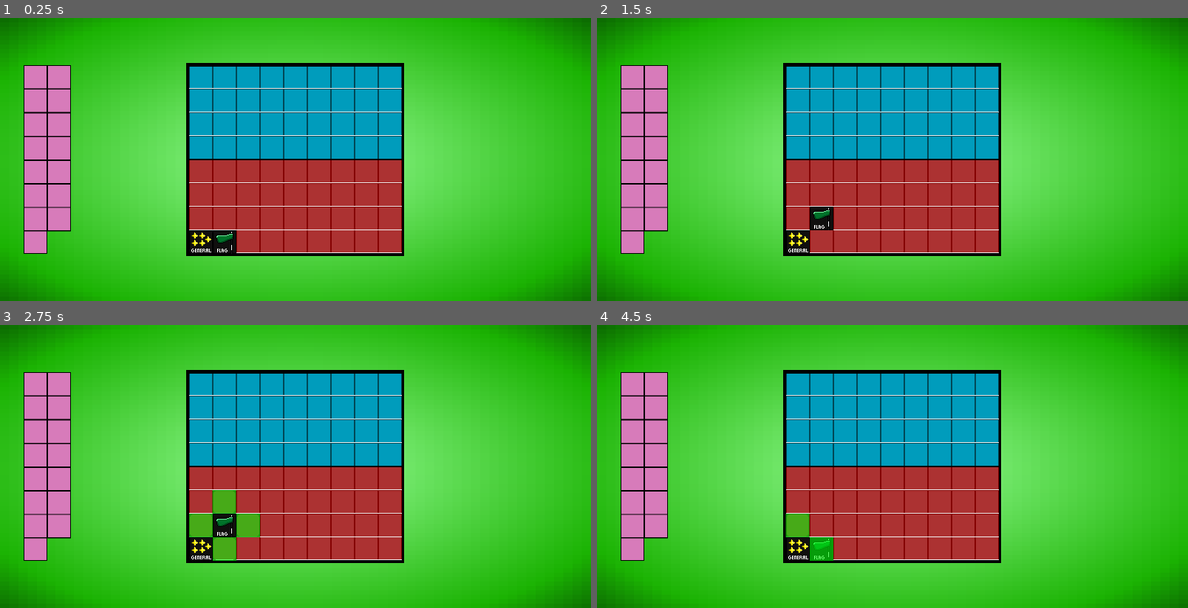
Above: before the commit, frames 1-4 (two rows, left to right).
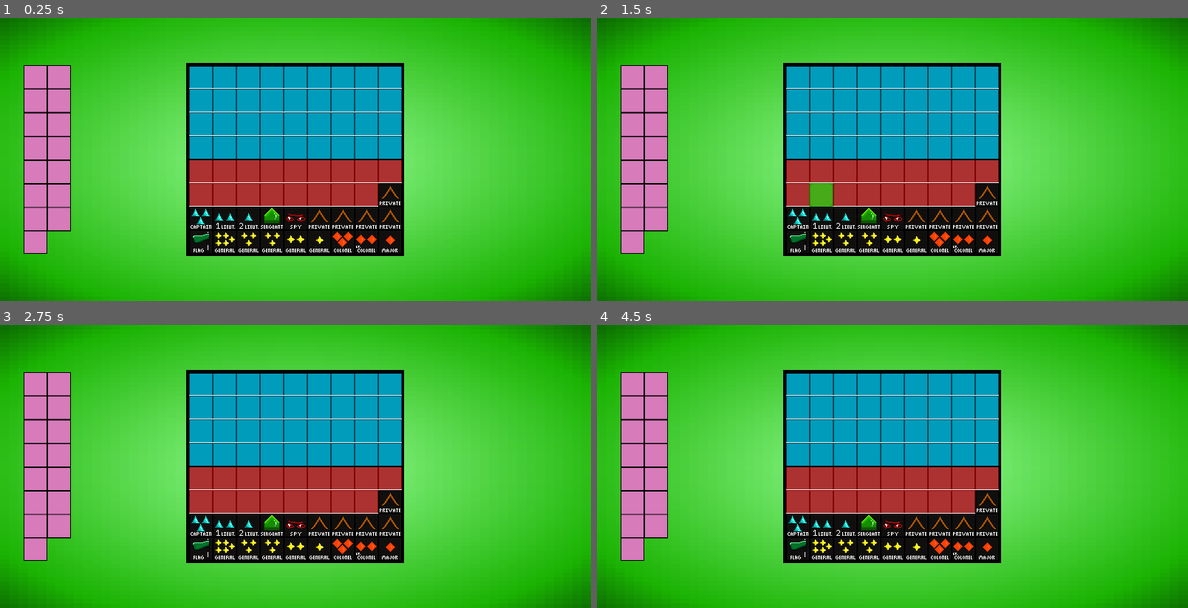
Above: after the commit, the same moments.

Repository: Forther04/Game-Of-The-Generals
Game: Godot game, scene res://Scene/Main.tscn
The game is run twice, just before and just after one commit, with the same random seed, the same clock (stepped at 60 frames per second) and the same inputs.
Inputs (mouse positions are in pixels of both pictures, inside the frame that each line leads up to):
- Up to frame 1 (0.25 s): no input
- Up to frame 2 (1.5 s): click (821, 241) at 0.52 s; click (821, 218) at 1.27 s
- Up to frame 3 (2.75 s): click (224, 525) at 2.02 s
- Up to frame 4 (4.5 s): click (821, 548) at 2.77 s; click (821, 548) at 3.52 s; click (797, 548) at 4.27 s

The runs differ from the first frame. In frame 1, 5.8% of the frame differs, in the area x 32-68%, y 58-84%; in frame 2, 6.2%; in frame 3, 6.2%; in frame 4, 6.1%.

Commit message:
All pieces
All pieces have been implimented to the game

Diff:
--- a/Scene/Main.tscn
+++ b/Scene/Main.tscn
@@ -90,20 +90,6 @@
 texture = ExtResource("1_jxr0l")
 expand_mode = 1
 
-[node name="Border" type="Sprite2D" parent="."]
-position = Vector2(799, 384)
-scale = Vector2(2.04861, 2.04687)
-texture = ExtResource("3_yqk3d")
-
-[node name="AreaBorder" type="Area2D" parent="Border"]
-collision_layer = 2
-collision_mask = 2
-
-[node name="Collition" type="CollisionPolygon2D" parent="Border/AreaBorder"]
-position = Vector2(-142.536, -127.023)
-build_mode = 1
-polygon = PackedVector2Array(1.46474, 0.976894, 0.976608, 253.069, 285.072, 252.581, 285.072, 0.488342)
-
 [node name="Control" type="Control" parent="."]
 layout_mode = 1
 anchor_left = 0.32
@@ -122,11 +108,94 @@
 tile_map_data = PackedByteArray("AAAIAAYAAAAAAAMAAAAHAAYAAAAAAAMAAAAGAAYAAAAAAAMAAAAFAAYAAAAAAAMAAAAEAAYAAAAAAAMAAAADAA …(1072 unchanged characters)…
 tile_set = SubResource("TileSet_x8qny")
 
-[node name="Black Pieces" type="Node" parent="."]
-
-[node name="Flag2" parent="." instance=ExtResource("4_bwtr0")]
+[node name="Pieces" type="Node2D" parent="."]
+
+[node name="Border" type="Sprite2D" parent="Pieces"]
+position = Vector2(799, 384)
+scale = Vector2(2.04861, 2.04687)
+texture = ExtResource("3_yqk3d")
+
+[node name="AreaBorder" type="Area2D" parent="Pieces/Border"]
+collision_layer = 2
+collision_mask = 2
+
+[node name="Collition" type="CollisionPolygon2D" parent="Pieces/Border/AreaBorder"]
+position = Vector2(-142.536, -127.023)
+build_mode = 1
+polygon = PackedVector2Array(1.46474, 0.976894, 0.976608, 253.069, 285.072, 252.581, 285.072, 0.488342)
+
+[node name="Black" parent="Pieces" instance=ExtResource("4_bwtr0")]
+position = Vector2(544, 608)
+pieces = 0
+
+[node name="Black2" parent="Pieces" instance=ExtResource("4_bwtr0")]
 position = Vector2(608, 608)
-
-[node name="Flag" parent="." instance=ExtResource("4_bwtr0")]
-position = Vector2(544, 608)
 pieces = 1
+
+[node name="Black3" parent="Pieces" instance=ExtResource("4_bwtr0")]
+position = Vector2(672, 608)
+pieces = 3
+
+[node name="Black4" parent="Pieces" instance=ExtResource("4_bwtr0")]
+position = Vector2(736, 608)
+pieces = 3
+
+[node name="Black5" parent="Pieces" instance=ExtResource("4_bwtr0")]
+position = Vector2(800, 608)
+pieces = 4
+
+[node name="Black6" parent="Pieces" instance=ExtResource("4_bwtr0")]
+position = Vector2(864, 608)
+pieces = 5
+
+[node name="Black7" parent="Pieces" instance=ExtResource("4_bwtr0")]
+position = Vector2(928, 608)
+pieces = 6
+
+[node name="Black8" parent="Pieces" instance=ExtResource("4_bwtr0")]
+position = Vector2(992, 608)
+pieces = 7
+
+[node name="Black9" parent="Pieces" instance=ExtResource("4_bwtr0")]
+position = Vector2(1056, 608)
+pieces = 8
+
+[node name="Black10" parent="Pieces" instance=ExtResource("4_bwtr0")]
+position = Vector2(544, 544)
+pieces = 9
+
+[node name="Black11" parent="Pieces" instance=ExtResource("4_bwtr0")]
+position = Vector2(608, 544)
+pieces = 10
+
+[node name="Black12" parent="Pieces" instance=ExtResource("4_bwtr0")]
+position = Vector2(672, 544)
+pieces = 11
+
+[node name="Black13" parent="Pieces" instance=ExtResource("4_bwtr0")]
+position = Vector2(736, 544)
+pieces = 12
+
+[node name="Black14" parent="Pieces" instance=ExtResource("4_bwtr0")]
+position = Vector2(800, 544)
+pieces = 13
+
+[node name="Black15" parent="Pieces" instance=ExtResource("4_bwtr0")]
+position = Vector2(864, 544)
+pieces = 14
+
+[node name="Black16" parent="Pieces" instance=ExtResource("4_bwtr0")]
+position = Vector2(928, 544)
+pieces = 14
+
+[node name="Black17" parent="Pieces" instance=ExtResource("4_bwtr0")]
+position = Vector2(992, 544)
+pieces = 14
+
+[node name="Black18" parent="Pieces" instance=ExtResource("4_bwtr0")]
+position = Vector2(1056, 544)
+pieces = 14
+
+[node name="Black19" parent="Pieces" instance=ExtResource("4_bwtr0")]
+position = Vector2(1056, 480)
+pieces = 14
--- a/Scene/Pieces/Black/Black_Piece.tscn
+++ b/Scene/Pieces/Black/Black_Piece.tscn
@@ -58,12 +58,17 @@
 [sub_resource type="RectangleShape2D" id="RectangleShape2D_p61ox"]
 size = Vector2(30, 30)
 
-[node name="Flag" type="Sprite2D" groups=["black_piece"]]
+[node name="Black" type="Sprite2D" node_paths=PackedStringArray("right_area", "left_area", "top_area", "bottom_area") groups=["black_piece"]]
 scale = Vector2(2, 2)
 texture = ExtResource("1_m3crr")
 region_enabled = true
-region_rect = Rect2(170, 0, 32, 32)
+region_rect = Rect2(0, 68, 32, 32)
 script = ExtResource("2_s1w6r")
+pieces = 2
+right_area = NodePath("Choices/Right/Right")
+left_area = NodePath("Choices/Left/Left")
+top_area = NodePath("Choices/Top/TOp")
+bottom_area = NodePath("Choices/Bottom/BOttom")
 
 [node name="Main" type="Button" parent="."]
 anchors_preset = 15
@@ -90,6 +95,7 @@
 metadata/_edit_use_anchors_ = true
 
 [node name="Choices" type="Node2D" parent="."]
+visible = false
 
 [node name="Top" type="Button" parent="Choices"]
 offset_left = -16.0
--- a/Script/Black Pieces/Black.gd
+++ b/Script/Black Pieces/Black.gd
@@ -2,17 +2,28 @@
 
 
 @export var pieces : piece
+@export var right_area : Area2D
+@export var left_area : Area2D
+@export var top_area : Area2D
+@export var bottom_area : Area2D
 var off : bool = false
 var black_piece_area
-enum piece {Flag,General_5,General_4,General_3,General_2,General_1}
+var check_timer = 0.0
+@export var check_interval = 0.2
+
+enum piece {Flag,General_5,General_4,General_3,General_2,General_1, Colonel, LT_Colonel, Major, Captain, Lieut_1, Lieut_2, Sergeant, Spy, Private, Questionmark}
 
 
 func _process(delta: float) -> void:
 	change_piece()
-	overlapping()
+	check_timer += delta
 	if Global.piece != $".".name: #Check if a new piece is selected and hide the previous one
 		$Choices.hide()
 		off = false
+	if check_timer >= check_interval:
+		check_timer = 0
+		overlapping()
+
 
 func change_piece(): #Changes the piece type
 	if pieces == 0:
@@ -33,6 +44,36 @@
 	if pieces == 5:
 		self.region_rect = Rect2(170,0,32,32)
 		self.name = "1_General"
+	if pieces == 6:
+		self.region_rect = Rect2(34,34,32,32)
+		self.name = "Colonel"
+	if pieces == 7:
+		self.region_rect = Rect2(68,34,32,32)
+		self.name = "LT_Colonel"
+	if pieces == 8:
+		self.region_rect = Rect2(102,34,32,32)
+		self.name = "Major"
+	if pieces == 9:
+		self.region_rect = Rect2(34,68,32,32)
+		self.name = "Captain"
+	if pieces == 10:
+		self.region_rect = Rect2(68,68,32,32)
+		self.name = "Lieut_1"
+	if pieces == 11:
+		self.region_rect = Rect2(102,68,32,32)
+		self.name = "Lieut_2"
+	if pieces == 12:
+		self.region_rect = Rect2(34,102,32,32)
+		self.name = "Sergeant"
+	if pieces == 13:
+		self.region_rect = Rect2(68,102,32,32)
+		self.name = "Spy"
+	if pieces == 14:
+		self.region_rect = Rect2(102,102,32,32)
+		self.name = "Private"
+	if pieces == 15:
+		self.region_rect = Rect2(0,68,32,32)
+		self.name = "?"
 
 
 #Check if the piece is selected
@@ -46,23 +87,48 @@
 		off = false
 
 func overlapping():
+	var right = right_area.get_overlapping_areas()
+	var left = left_area.get_overlapping_areas()
+	var top = top_area.get_overlapping_areas()
+	var bottom = bottom_area.get_overlapping_areas()
+
 	var black = $Black
 	if $Choices/Top/TOp.overlaps_area($"../Border/AreaBorder"):
 		$Choices/Top.hide()
 	else:
 		$Choices/Top.show()
-	if $Choices/Bottom/BOttom.overlaps_area($"../Border/AreaBorder"):
+	if bottom_area.overlaps_area($"../Border/AreaBorder"):
 		$Choices/Bottom.hide()
 	else:
 		$Choices/Bottom.show()
-	if $Choices/Left/Left.overlaps_area($"../Border/AreaBorder"):
+	if left_area.overlaps_area($"../Border/AreaBorder"):
 		$Choices/Left.hide()
 	else:
 		$Choices/Left.show()
-	if $Choices/Right/Right.overlaps_area($"../Border/AreaBorder"):
+	if right_area.overlaps_area($"../Border/AreaBorder"):
 		$Choices/Right.hide()
 	else:
 		$Choices/Right.show()
+
+	for area in right:
+		if area.is_in_group("Black_Area"):
+			if right_area.overlaps_area(area):
+				$Choices/Right.hide()
+	for area in left:
+		if area.is_in_group("Black_Area"):
+			if left_area.overlaps_area(area):
+				$Choices/Left.hide()
+	for area in top:
+		if area.is_in_group("Black_Area"):
+			if top_area.overlaps_area(area):
+				$Choices/Top.hide()
+	for area in bottom:
+		if area.is_in_group("Black_Area"):
+			if bottom_area.overlaps_area(area):
+				$Choices/Bottom.hide()
+
+
+
 
 
 func _on_top_pressed() -> void:
